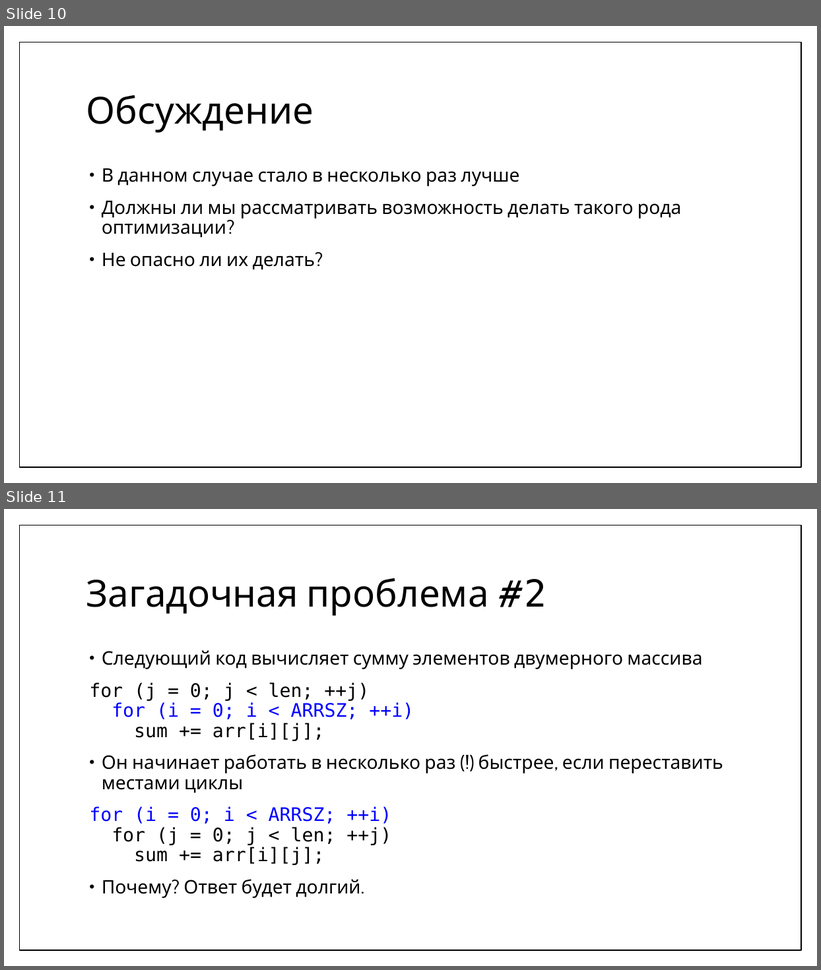
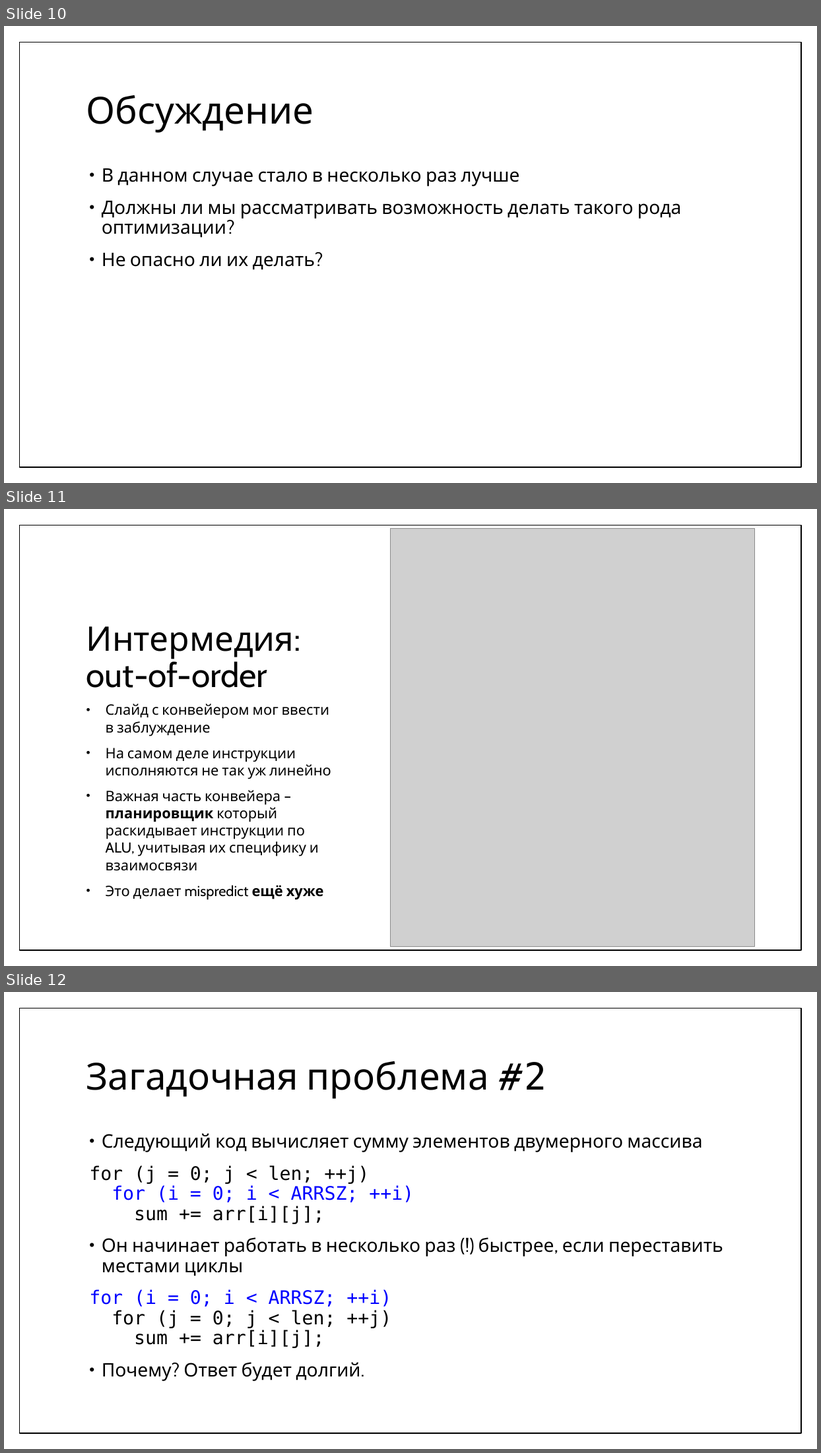
Before and after one commit to MIPT-ILab/cpp-lects-rus, a slide deck: other_lects/informatics/08-realworld.pptx. Shown one above the other, each under a label of ours: slides 10 and 11 before the commit, slides 10, 11 and 12 after it. The pictures are 821x970 and 821x1453 pixels, drawn with LibreOffice and Linux fonts; fonts in the diff are those of the drawing; grey boxes stand for pictures. Boxes give left, top, right and bottom in pixels: in the first picture for what was removed or moved away, otherwise in the second. Text is boxed around its words. In the diff, an @@ line names an element or a change of style, - is before the commit and + after.

```diff
--- a/other_lects/informatics/08-realworld.pptx
+++ b/other_lects/informatics/08-realworld.pptx
@@ slide 11 added at <box>4,509,817,966</box>, background #FFFFFF; not listed: 1 template element that a slide beside it also shows @@
@@ picture added at <box>391,529,755,947</box> @@
@@ title added at <box>86,626,294,688</box>, 40 pt, text #000000 @@
+Интермедия: out-of-order
@@ text added at <box>106,704,331,900</box>, 17 pt, text #000000 @@
+• Слайд с конвейером мог ввести в заблуждение
+• На самом деле инструкции исполняются не так уж линейно
+• Важная часть конвейера – планировщик который раскидывает инструкции по ALU, учитывая их специфику и взаимосвязи
+• Это делает mispredict ещё хуже
@@ what was slide 11 is now slide 12 @@
```
Also in this commit, not shown: 5 slides changed, 6 other slides added, 5 other files.
